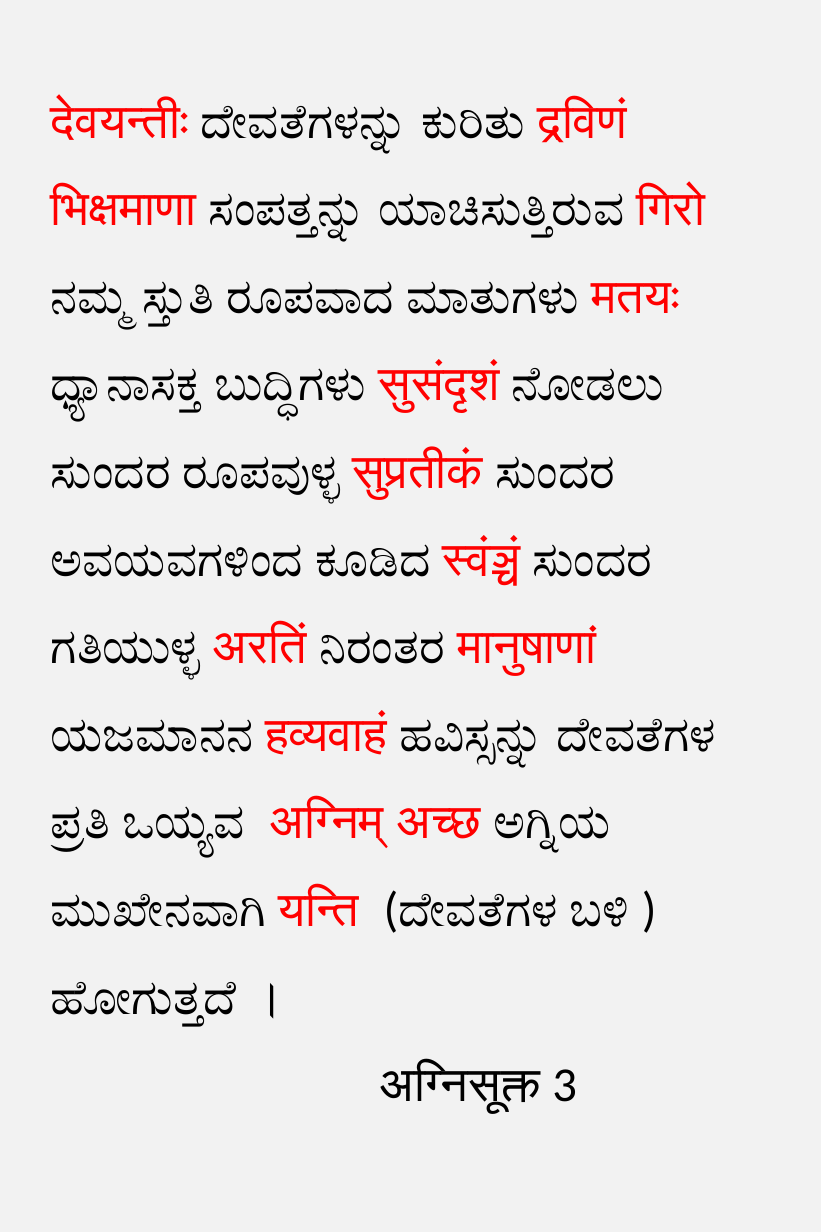
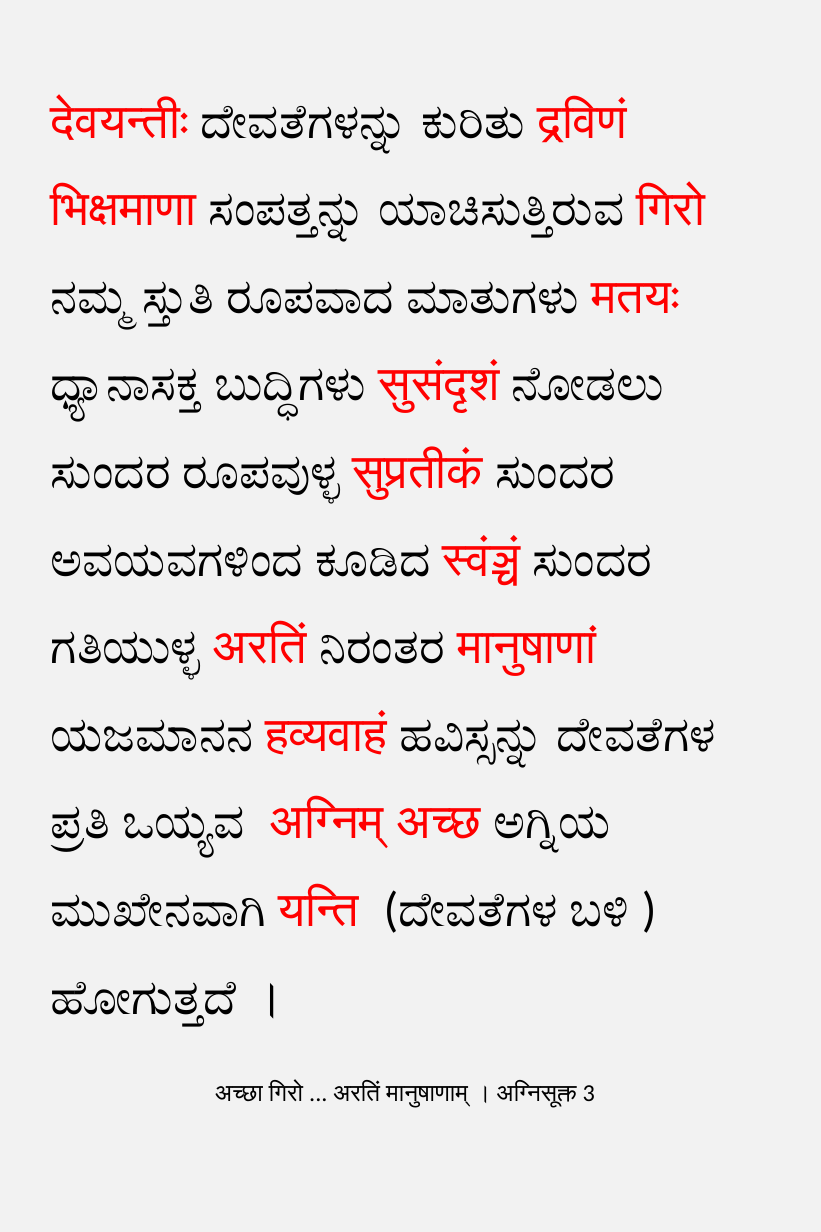
Before and after one commit to GIRISHVBHAGWAT/MY_Documents, a slide deck: slide 3 of Sookta_Artha/agni_sookta.pptx. Drawn at 821x1232 pixels with LibreOffice and Linux fonts; fonts in the diff are those of the drawing. Boxes give left, top, right and bottom in pixels: in the first picture for what was removed or moved away, otherwise in the second. Text is boxed around its words. In the diff, an @@ line names an element or a change of style, - is before the commit and + after.

```diff
--- a/Sookta_Artha/agni_sookta.pptx
+++ b/Sookta_Artha/agni_sookta.pptx
@@ title at [51,99,716,1108]: text changed @@
-देवयन्तीः ದೇವತೆಗಳನ್ನು ಕುರಿತು द्रविणं भिक्षमाणा ಸಂಪತ್ತನ್ನು ಯಾಚಿಸುತ್ತಿರುವ गिरो ನಮ್ಮ ಸ್ತುತಿ ರೂಪವಾದ ಮಾತುಗಳು मतयः ಧ್ಯಾನಾಸಕ್ತ ಬುದ್ಧಿಗಳು सुसंदृशं ನೋಡಲು ಸುಂದರ ರೂಪವುಳ್ಳ सुप्रतीकं ಸುಂದರ ಅವಯವಗಳಿಂದ ಕೂಡಿದ स्वंञ्चं ಸುಂದರ ಗತಿಯುಳ್ಳ अरतिं ನಿರಂತರ मानुषाणां ಯಜಮಾನನ हव्यवाहं ಹವಿಸ್ಸನ್ನು ದೇವತೆಗಳ ಪ್ರತಿ ಒಯ್ಯವ अग्निम् अच्छ ಅಗ್ನಿಯ ಮುಖೇನವಾಗಿ यन्ति (ದೇವತೆಗಳ ಬಳಿ ) ಹೋಗುತ್ತದೆ ।
-अग्निसूक्त 3
+देवयन्तीः ದೇವತೆಗಳನ್ನು ಕುರಿತು द्रविणं भिक्षमाणा ಸಂಪತ್ತನ್ನು ಯಾಚಿಸುತ್ತಿರುವ गिरो ನಮ್ಮ ಸ್ತುತಿ ರೂಪವಾದ ಮಾತುಗಳು मतयः ಧ್ಯಾನಾಸಕ್ತ ಬುದ್ಧಿಗಳು सुसंदृशं ನೋಡಲು ಸುಂದರ ರೂಪವುಳ್ಳ सुप्रतीकं ಸುಂದರ ಅವಯವಗಳಿಂದ ಕೂಡಿದ स्वंञ्चं ಸುಂದರ ಗತಿಯುಳ್ಳ अरतिं ನಿರಂತರ मानुषाणां ಯಜಮಾನನ हव्यवाहं ಹವಿಸ್ಸನ್ನು ದೇವತೆಗಳ ಪ್ರತಿ ಒಯ್ಯವ अग्निम् अच्छ ಅಗ್ನಿಯ ಮುಖೇನವಾಗಿ यन्ति (ದೇವತೆಗಳ ಬಳಿ ) ಹೋಗುತ್ತದೆ ।
+अच्छा गिरो ... अरतिं मानुषाणाम् । अग्निसूक्त 3
```
Also in this commit, not shown: 3 other slides changed, 6 other files.
